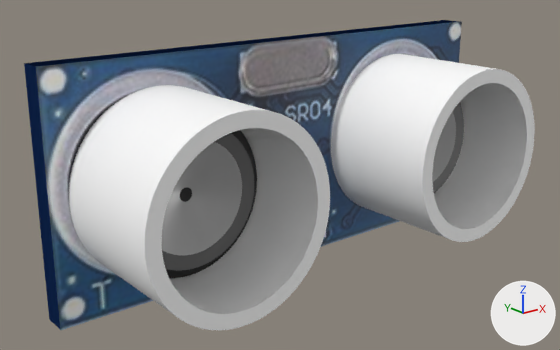
The glTF model assets_db/3d_models/glb/hc-sr04.glb, before and after one commit.
Rendered twice from a 50 mm camera at (-2.49, -3.34, 2.14) aimed at (0.1, -0.1, 0.84). The axes (+X, +Y, +Z) are drawn at lower right. The lights are the same throughout. The picture after the commit comes second. Where no turn or scale is listed for an object, it has been applied to the vertices. Vertices at exactly the same position are counted once.
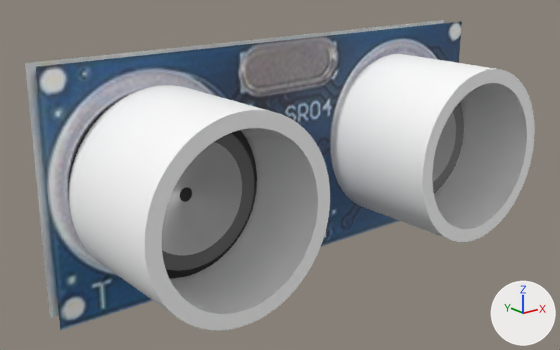
The newer file is also rescaled (x0.0158), turned or shifted as a whole; pictures and numbers use the older file's frame.

The change, as a list of edits to the scene's bpy script:
```text
Change me_object_0:
    used by ob_object_4; parent = ob_cube_0; location = (0.0, 0.0, 0.0)
    remove me_object_0.from_pydata(...)  # 8 vertices, 12 faces; spans x -1.0..1.0, y -1.0..1.0, z -1.0..1.0
    add me_object_0.from_pydata(...)  # 8 vertices, 12 faces; spans x -0.02..0.02, y 0.0, z 0.0..0.02
    me_object_0 part 1: the whole mesh is scaled about the mesh origin by (0.0226, -0.00107, 0.01)
Change ob_object_4:
    ob_object_4.parent: ob_cube_0 -> ob_gltf_scenerootnode
```

Changed parts and their boxes [x1, y1, x2, y2] in the pictures (560 x 350 px):
'Object_4', turned, rescaled (not visible afterwards): before [24, 20, 459, 329]
'Object_34', unchanged, uncovered by the edit: after [25, 20, 444, 318]
